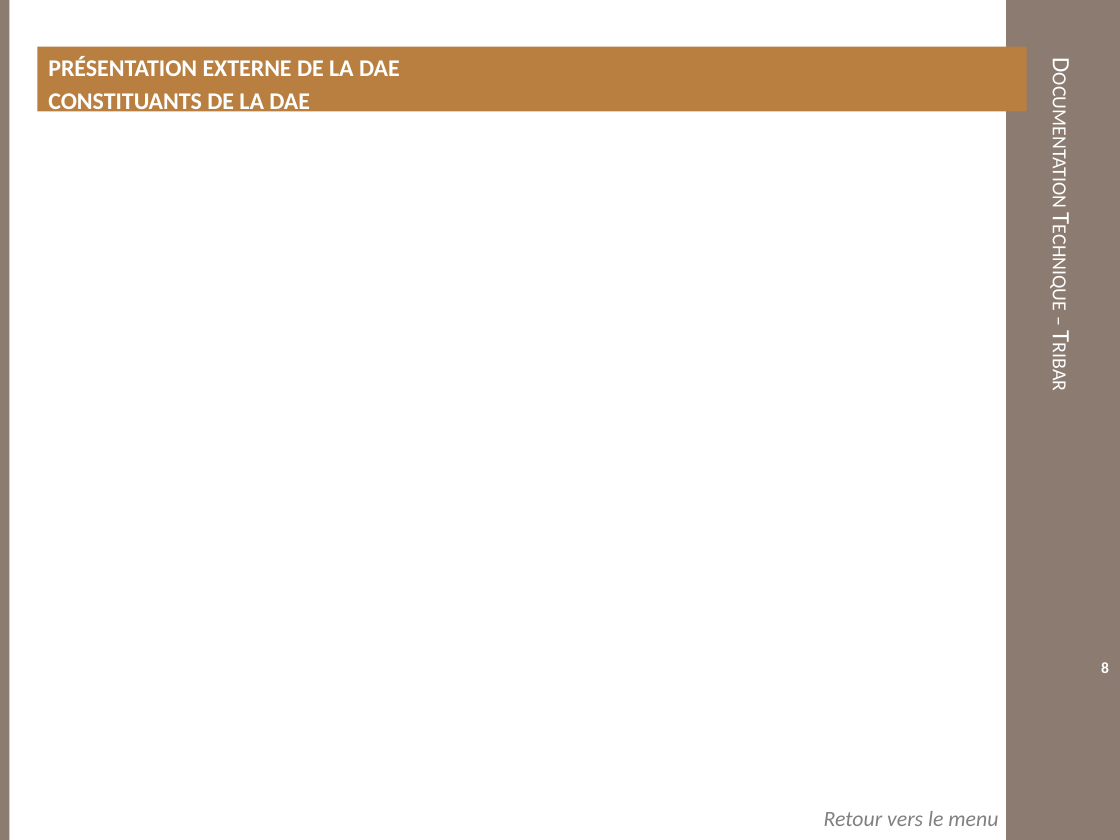
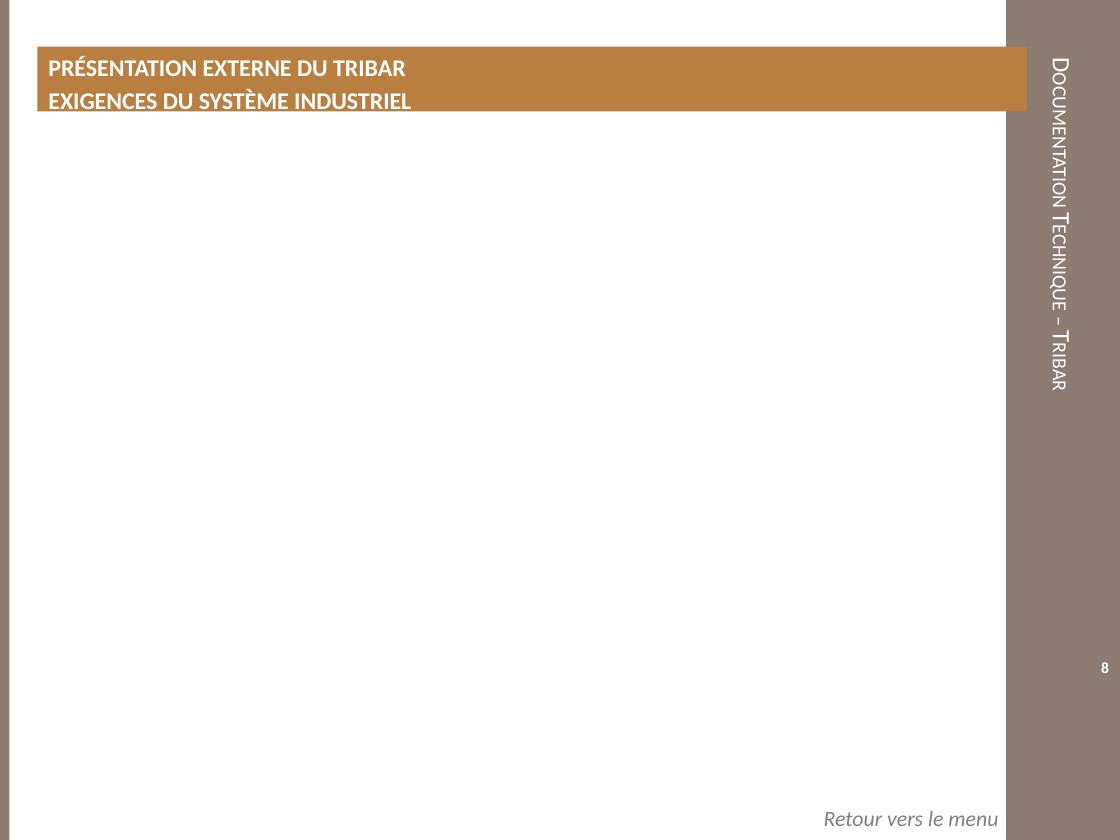
Before and after one commit to xpessoles/TP_PTSI, a slide deck: slide 8 of DocumentsTP/Documentation_Tribar.pptx. Drawn at 1120x840 pixels with LibreOffice and Linux fonts; fonts in the diff are those of the drawing; background and template pictures are left out. Boxes give left, top, right and bottom in pixels: in the first picture for what was removed or moved away, otherwise in the second. Text is boxed around its words. In the diff, an @@ line names an element or a change of style, - is before the commit and + after.

```diff
--- a/DocumentsTP/Documentation_Tribar.pptx
+++ b/DocumentsTP/Documentation_Tribar.pptx
@@ text at [48, 56, 411, 116]: text changed @@
-PRÉSENTATION EXTERNE DE LA DAE
-CONSTITUANTS DE LA DAE
+PRÉSENTATION EXTERNE DU TRIBAR
+EXIGENCES DU SYSTÈME INDUSTRIEL
```
Also in this commit, not shown: 8 other slides changed, 1 slide added, 7 slides removed, 4 other files.
